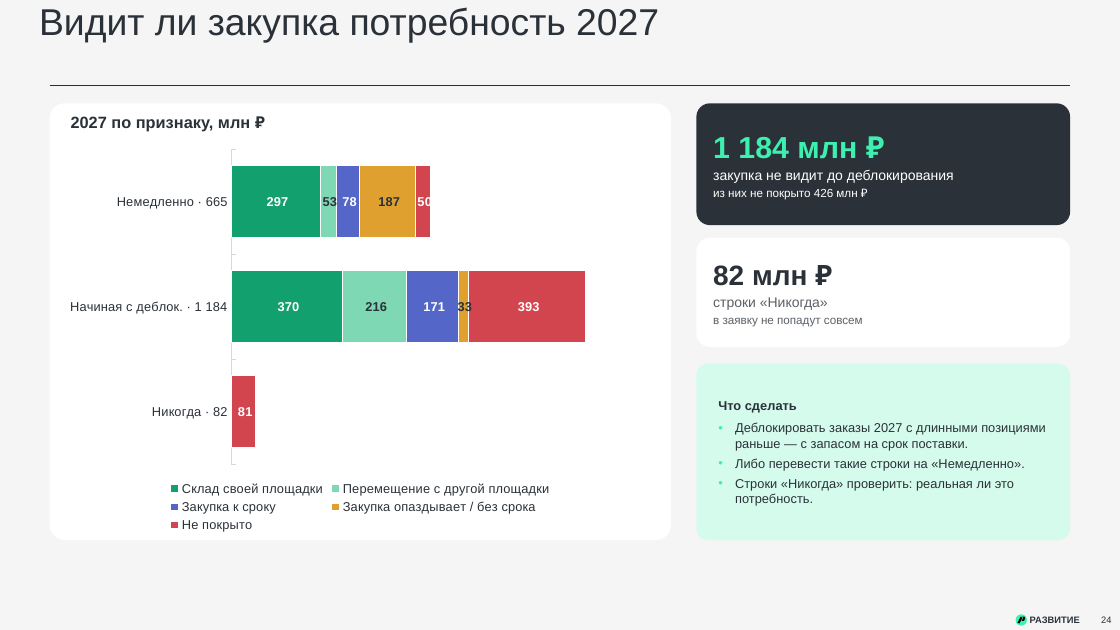
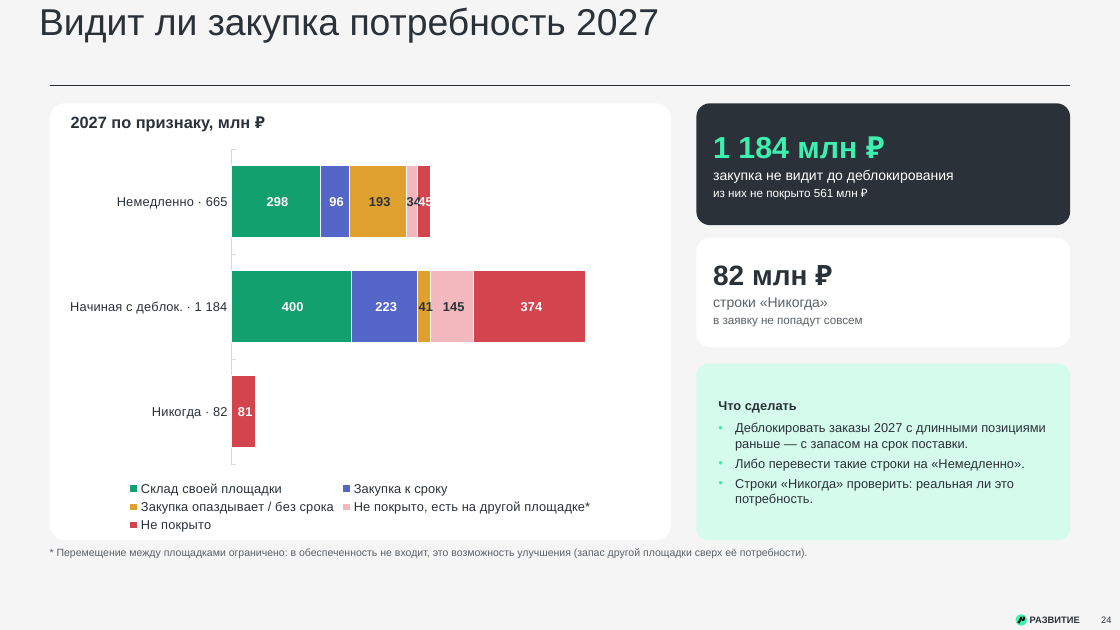
Before and after one commit to victorekuznetsov/TZ, a slide deck: slide 24 of exports/WK_ispolnenie_2024-2026_plan_2027.pptx. Drawn at 1120x630 pixels with LibreOffice and Linux fonts; fonts in the diff are those of the drawing. Boxes give left, top, right and bottom in pixels: in the first picture for what was removed or moved away, otherwise in the second. Text is boxed around its words. In the diff, an @@ line names an element or a change of style, - is before the commit and + after.

```diff
--- a/exports/WK_ispolnenie_2024-2026_plan_2027.pptx
+++ b/exports/WK_ispolnenie_2024-2026_plan_2027.pptx
@@ bar stacked chart at <box>58,141,663,536</box> @@
@@ Склад своей площадки, Немедленно · 665: 297 to 298 @@
@@ Склад своей площадки, Начиная с деблок. · 1 184: 370 to 400 @@
-Перемещение с другой площадки: 53, 216, 0
+Закупка к сроку: 96, 223, 0
@@ colour of Закупка к сроку #7FD8B4 to #5566C9 @@
@@ data labels of Закупка к сроку changed @@
-Закупка к сроку: 78, 171, 0
+Закупка опаздывает / без срока: 193, 41, 0
@@ colour of Закупка опаздывает / без срока #5566C9 to #E0A030 @@
@@ data labels of Закупка опаздывает / без срока changed @@
-Закупка опаздывает / без срока: 187, 33, 0
+Не покрыто, есть на другой площадке*: 34, 145, 0
@@ colour of Не покрыто, есть на другой площадке* #E0A030 to #F2B8BD @@
@@ Не покрыто, Немедленно · 665: 50 to 45 @@
@@ Не покрыто, Начиная с деблок. · 1 184: 393 to 374 @@
@@ text at <box>713,189,857,200</box>: text changed @@
-из них не покрыто 426 млн ₽
+из них не покрыто 561 млн ₽
@@ text added at <box>57,548,808,558</box>, 9 pt, text #5B6167 @@
+* Перемещение между площадками ограничено: в обеспеченность не входит, это возможность улучшения (запас другой площадки сверх её потребности).
```
Also in this commit, not shown: 14 other slides changed, 2 other files.
